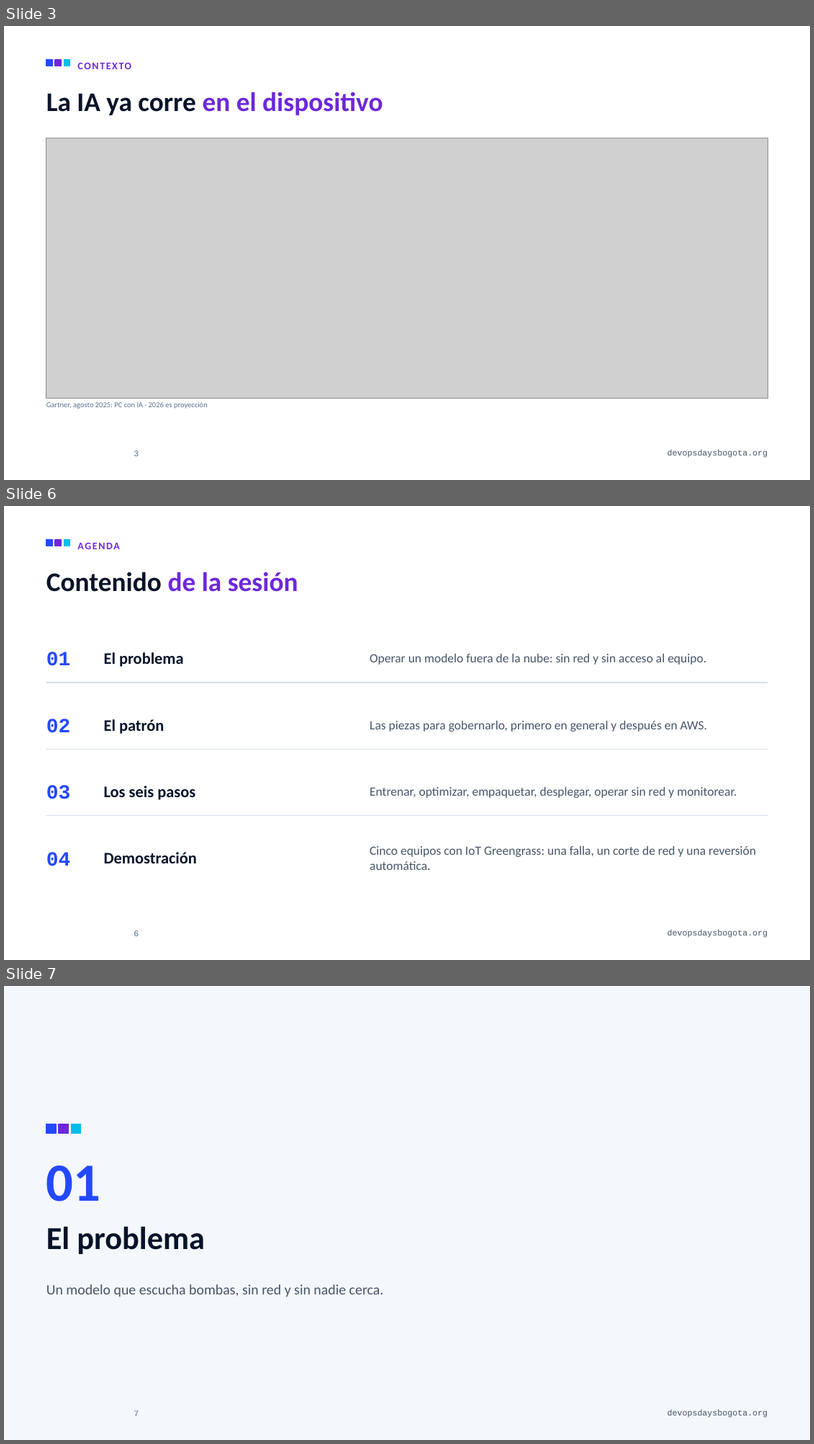
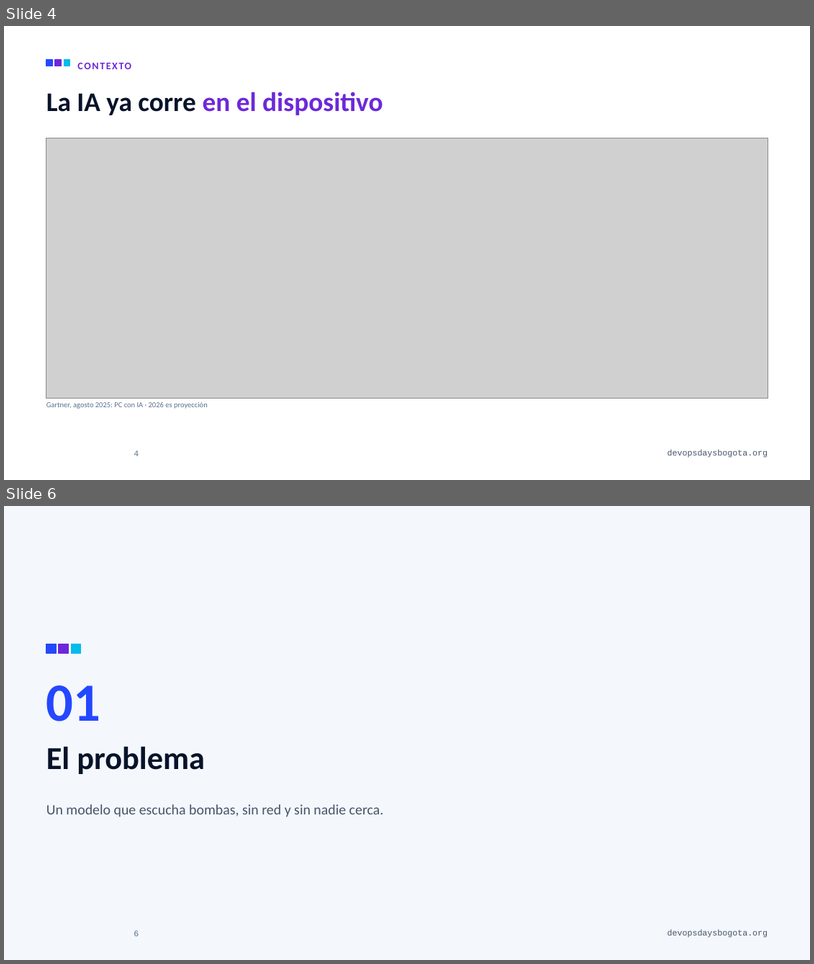
Before and after one commit to alejandro945/mlops-a-ciegas, a slide deck: talk/MLOps-a-ciegas-DevOpsDays-Bogota-2026.pptx. Shown one above the other, each under a label of ours: slides 3, 6 and 7 before the commit, slides 4 and 6 after it; the slides between them are not shown. The pictures are 814x1444 and 814x964 pixels, drawn with LibreOffice and Linux fonts; fonts in the diff are those of the drawing; grey boxes stand for pictures; background and template pictures are left out. Boxes give left, top, right and bottom in pixels: in the first picture for what was removed or moved away, otherwise in the second. Text is boxed around its words. In the diff, an @@ line names an element or a change of style, - is before the commit and + after.

```diff
--- a/talk/MLOps-a-ciegas-DevOpsDays-Bogota-2026.pptx
+++ b/talk/MLOps-a-ciegas-DevOpsDays-Bogota-2026.pptx
@@ slide 6 removed at box(4, 506, 810, 960), background #FFFFFF; not listed: 4 template elements that a slide beside it also shows @@
@@ text removed at box(78, 536, 532, 554) @@
-AGENDA
@@ title removed at box(46, 572, 298, 592) @@
-Contenido de la sesión
@@ text removed at box(46, 651, 71, 666) @@
-01
@@ text removed at box(104, 652, 184, 667) @@
-El problema
@@ text removed at box(370, 654, 707, 664) @@
-Operar un modelo fuera de la nube: sin red y sin acceso al equipo.
@@ line removed from (46, 682) to (768, 682) @@
@@ text removed at box(46, 718, 71, 733) @@
-02
@@ text removed at box(104, 719, 164, 734) @@
-El patrón
@@ text removed at box(370, 721, 707, 731) @@
-Las piezas para gobernarlo, primero en general y después en AWS.
@@ line removed from (46, 749) to (768, 749) @@
@@ text removed at box(46, 785, 71, 799) @@
-03
@@ text removed at box(104, 785, 196, 800) @@
-Los seis pasos
@@ text removed at box(370, 787, 737, 798) @@
-Entrenar, optimizar, empaquetar, desplegar, operar sin red y monitorear.
@@ line removed from (46, 816) to (768, 816) @@
@@ text removed at box(370, 846, 756, 870) @@
-Cinco equipos con IoT Greengrass: una falla, un corte de red y una reversión automática.
@@ text removed at box(46, 852, 71, 866) @@
-04
@@ text removed at box(104, 852, 197, 863) @@
-Demostración
@@ page number removed at box(134, 930, 139, 936) @@
-6
@@ what was slide 3 is now slide 4 @@
@@ page number at box(134, 450, 139, 456): text changed @@
-3
+4
@@ what was slide 7 is now slide 6 @@
@@ page number at box(134, 930, 139, 936): text changed @@
-7
+6
```
Also in this commit, not shown: 9 slides changed, 2 slides added, 2 other slides removed, 15 other files.
